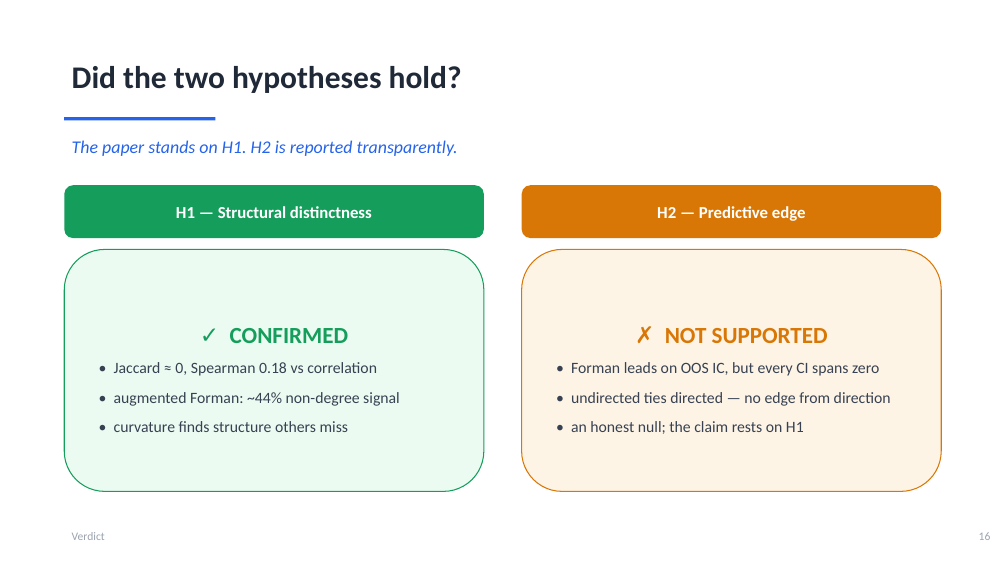
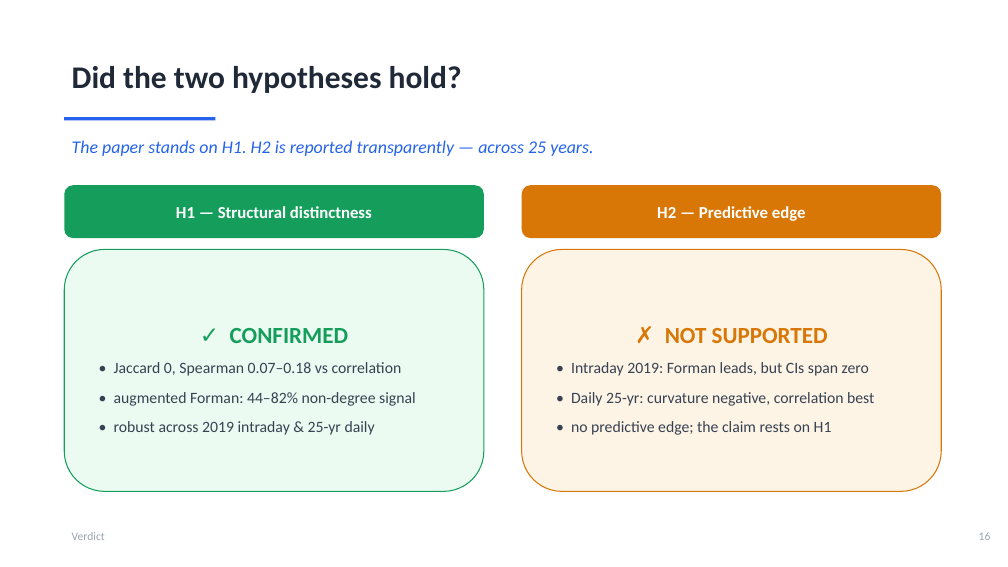
Before and after one commit to ivan-sit/Curvature-Lead-Lag-Model, a slide deck: slide 17 of slides/Ricci_Curvature_LeadLag.pptx. Drawn at 1008x567 pixels with LibreOffice and Linux fonts; fonts in the diff are those of the drawing. Boxes give left, top, right and bottom in pixels: in the first picture for what was removed or moved away, otherwise in the second. Text is boxed around its words. In the diff, an @@ line names an element or a change of style, - is before the commit and + after.

```diff
--- a/slides/Ricci_Curvature_LeadLag.pptx
+++ b/slides/Ricci_Curvature_LeadLag.pptx
@@ text at box(72, 140, 593, 156): text changed @@
-The paper stands on H1. H2 is reported transparently.
+The paper stands on H1. H2 is reported transparently — across 25 years.
@@ text in rounded rectangle at box(114, 362, 416, 435): text changed @@
-• Jaccard ≈ 0, Spearman 0.18 vs correlation
-• augmented Forman: ~44% non-degree signal
-• curvature finds structure others miss
+• Jaccard 0, Spearman 0.07–0.18 vs correlation
+• augmented Forman: 44–82% non-degree signal
+• robust across 2019 intraday & 25-yr daily
@@ text in rounded rectangle at box(571, 362, 874, 435): text changed @@
-• Forman leads on OOS IC, but every CI spans zero
-• undirected ties directed — no edge from direction
-• an honest null; the claim rests on H1
+• Intraday 2019: Forman leads, but CIs span zero
+• Daily 25-yr: curvature negative, correlation best
+• no predictive edge; the claim rests on H1
```
Also in this commit, not shown: 4 other slides changed, 3 other files.
